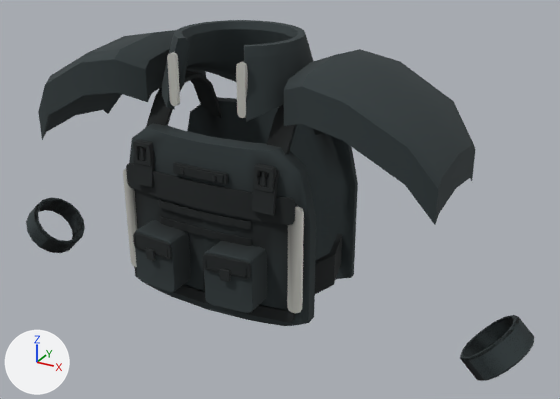
Renders of the glTF model assets/models/gear/vest_heavy.glb from each side of a commit.
Before and after are seen from a 50 mm camera at (0.776, -1.253, 1.944) aimed at (0.091, -0.007, 1.321). Arrows for +X, +Y and +Z are at lower left; the lights stay in place. The picture after the commit comes second. Vertices at exactly the same position are counted once.

In view in the first picture: 'CuffFP_L', 'Shell' and 1 more.
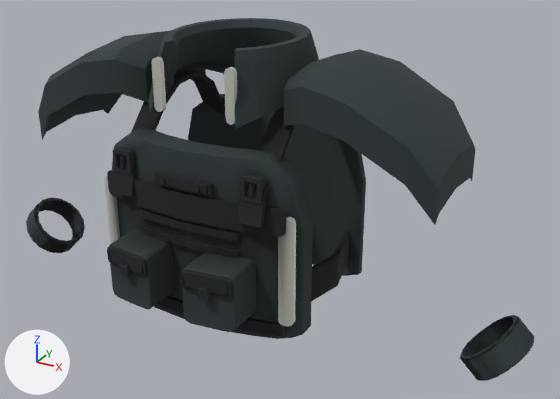
Where the change shows, as pixel boxes [x1, y1, x2, y2] in the pictures (560 x 399 px; the box of a moved part takes in the faces that stretch with it):
'Shell', reshaped: before [26, 20, 534, 381]; after [26, 18, 534, 381]
part 1 of me_carrierfront, moved or reshaped: before [129, 123, 316, 326]; after [112, 128, 313, 339]
part 2 of me_carrierfront, moved or reshaped: before [187, 97, 358, 279]; after [188, 94, 366, 276]
part 3 of me_carrierfront, moved or reshaped: before [135, 220, 191, 292]; after [109, 229, 175, 309]
part 4 of me_carrierfront, moved or reshaped: before [204, 241, 267, 313]; after [182, 253, 257, 332]
part 5 of me_carrierfront, moved or reshaped: before [173, 162, 228, 185]; after [154, 171, 213, 195]
part 6 of me_carrierfront, moved or reshaped: before [175, 165, 223, 183]; after [156, 174, 207, 194]
part 7 of me_carrierfront, moved or reshaped: before [160, 216, 252, 246]; after [142, 225, 239, 258]
part 8 of me_carrierfront, moved or reshaped: before [133, 232, 172, 260]; after [107, 246, 148, 276]
part 9 of me_carrierfront, moved or reshaped: before [135, 237, 168, 258]; after [109, 252, 143, 274]
part 10 of me_carrierfront, moved or reshaped: before [203, 253, 251, 279]; after [180, 270, 233, 297]
part 11 of me_carrierfront, moved or reshaped: before [205, 259, 246, 277]; after [182, 276, 228, 296]
part 12 of me_carrierfront, moved or reshaped: before [126, 163, 296, 225]; after [107, 170, 287, 237]
part 13 of me_carrierfront, moved or reshaped: before [135, 267, 295, 323]; after [157, 296, 287, 336]
part 14 of me_carrierfront, moved or reshaped: before [133, 140, 153, 166]; after [112, 147, 135, 175]
part 15 of me_carrierfront, moved or reshaped: before [140, 147, 146, 160]; after [120, 155, 126, 168]
part 16 of me_carrierfront, moved or reshaped: before [254, 164, 277, 192]; after [240, 173, 266, 204]
part 17 of me_carrierfront, moved or reshaped: before [262, 172, 268, 186]; after [249, 182, 256, 197]
part 18 of me_carrierfront, moved or reshaped: before [146, 248, 156, 261]; after [119, 263, 130, 278]
part 19 of me_carrierfront, moved or reshaped: before [220, 269, 231, 282]; after [198, 287, 211, 301]
part 20 of me_carrierfront, moved or reshaped: before [123, 20, 342, 313]; after [105, 18, 349, 327]

What changed in the scene script:
```text
Change me_carrierfront:
    remove me_carrierfront.from_pydata(...)  # 2552 vertices, 4968 faces; spans x -0.608..0.608, y -0.209..0.163, z 1.052..1.644
    add me_carrierfront.from_pydata(...)  # 2552 vertices, 4968 faces; spans x -0.608..0.608, y -0.285..0.198, z 1.052..1.644
    me_carrierfront part 1: the loose piece of 108 vertices spanning x -0.21..0.21, y -0.148..-0.086, z 1.115..1.47 is scaled about the mesh origin by (1.04, 1.36, 1)
    me_carrierfront part 2: the loose piece of 108 vertices spanning x -0.21..0.21, y 0.088..0.136, z 1.115..1.47 is scaled about the mesh origin by (1.04, 1.22, 1)
    me_carrierfront part 3: the loose piece of 116 vertices spanning x -0.135..-0.035, y -0.202..-0.136, z 1.168..1.283 is scaled about the mesh origin by (1.04, 1.36, 1)
    me_carrierfront part 4: the loose piece of 116 vertices spanning x 0.035..0.135, y -0.202..-0.136, z 1.168..1.283 is scaled about the mesh origin by (1.04, 1.36, 1)
    me_carrierfront part 5: the loose piece of 116 vertices spanning x -0.06..0.06, y -0.154..-0.147, z 1.399..1.421 is scaled about the mesh origin by (1.04, 1.36, 1)
    me_carrierfront part 6: the loose piece of 116 vertices spanning x -0.053..0.053, y -0.157..-0.152, z 1.401..1.419 is scaled about the mesh origin by (1.04, 1.36, 1)
    me_carrierfront part 7: the loose piece of 84 vertices spanning x -0.105..0.105, y -0.153..-0.142, z 1.283..1.298 is scaled about the mesh origin by (1.04, 1.36, 1)
    me_carrierfront part 8: the loose piece of 116 vertices spanning x -0.133..-0.037, y -0.206..-0.192, z 1.243..1.278 is scaled about the mesh origin by (1.04, 1.36, 1)
    me_carrierfront part 9: the loose piece of 20 vertices spanning x -0.126..-0.043, y -0.207..-0.198, z 1.249..1.269 is scaled about the mesh origin by (1.04, 1.36, 1)
    me_carrierfront part 10: the loose piece of 116 vertices spanning x 0.037..0.133, y -0.206..-0.192, z 1.243..1.278 is scaled about the mesh origin by (1.04, 1.36, 1)
    me_carrierfront part 11: the loose piece of 20 vertices spanning x 0.043..0.127, y -0.207..-0.198, z 1.249..1.269 is scaled about the mesh origin by (1.04, 1.36, 1)
    me_carrierfront part 12: the loose piece of 36 vertices spanning x -0.19..0.19, y -0.154..-0.129, z 1.339..1.391 is scaled about the mesh origin by (1.04, 1.36, 1)
    me_carrierfront part 13: the loose piece of 36 vertices spanning x -0.19..0.19, y -0.154..-0.129, z 1.133..1.157 is scaled about the mesh origin by (1.04, 1.36, 1)
    me_carrierfront part 14: the loose piece of 60 vertices spanning x -0.155..-0.115, y -0.149..-0.135, z 1.401..1.447 is scaled about the mesh origin by (1.04, 1.36, 1)
    me_carrierfront part 15: the loose piece of 8 vertices spanning x -0.138..-0.132, y -0.149..-0.135, z 1.412..1.436 is scaled about the mesh origin by (1.04, 1.36, 1)
    me_carrierfront part 16: the loose piece of 60 vertices spanning x 0.115..0.155, y -0.149..-0.135, z 1.401..1.447 is scaled about the mesh origin by (1.04, 1.36, 1)
    me_carrierfront part 17: the loose piece of 8 vertices spanning x 0.132..0.138, y -0.149..-0.135, z 1.412..1.436 is scaled about the mesh origin by (1.04, 1.36, 1)
    me_carrierfront part 18: the loose piece of 104 vertices spanning x -0.095..-0.075, y -0.209..-0.201, z 1.233..1.256 is scaled about the mesh origin by (1.04, 1.36, 1)
    me_carrierfront part 19: the loose piece of 104 vertices spanning x 0.075..0.095, y -0.209..-0.201, z 1.233..1.256 is scaled about the mesh origin by (1.04, 1.36, 1)
    me_carrierfront part 20: 440 of 2552 vertices moved; they spanned x -0.211..0.211, y -0.159..0.156, z 1.155..1.644 and now span x -0.219..0.219, y -0.216..0.19, z 1.155..1.644; mean shift (0.0, -0.013, 0.0); largest move (0.032, -0.159, 1.413) -> (0.034, -0.216, 1.413)
    other edits to the shape of me_carrierfront do not show in these pictures
```
